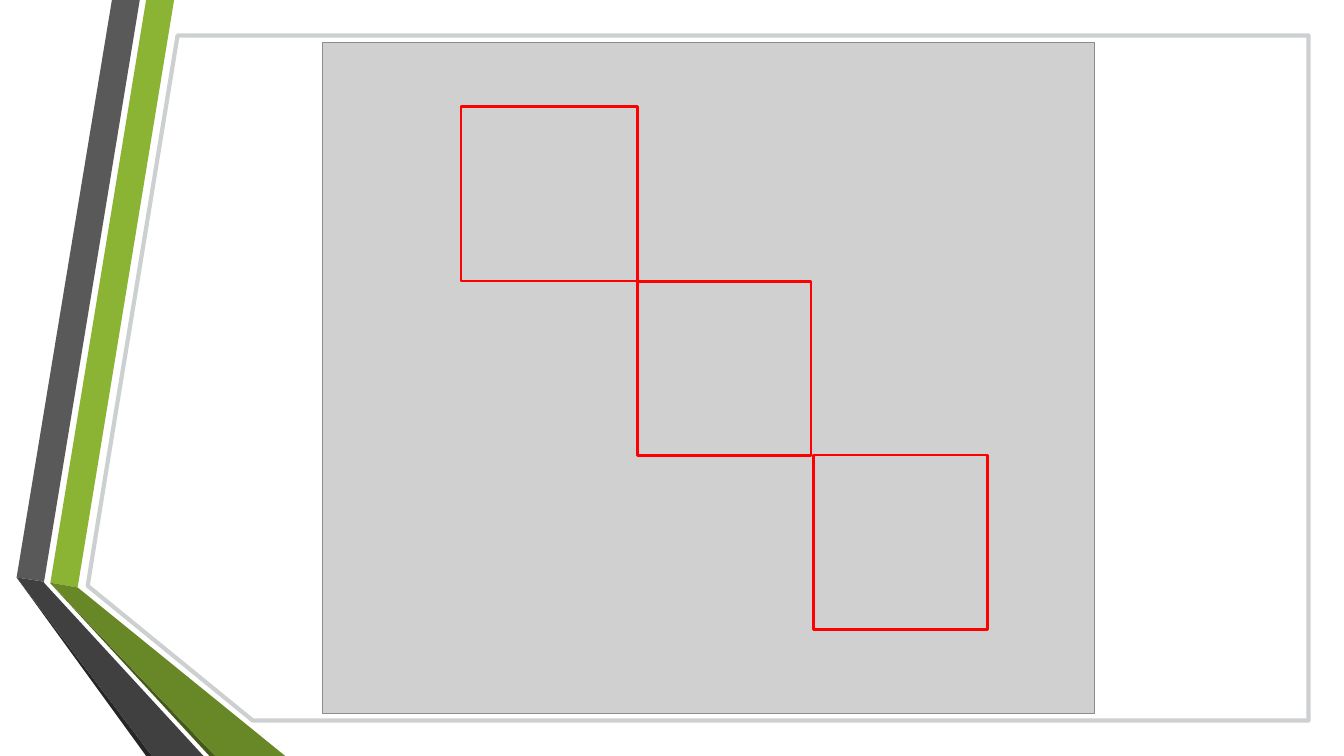
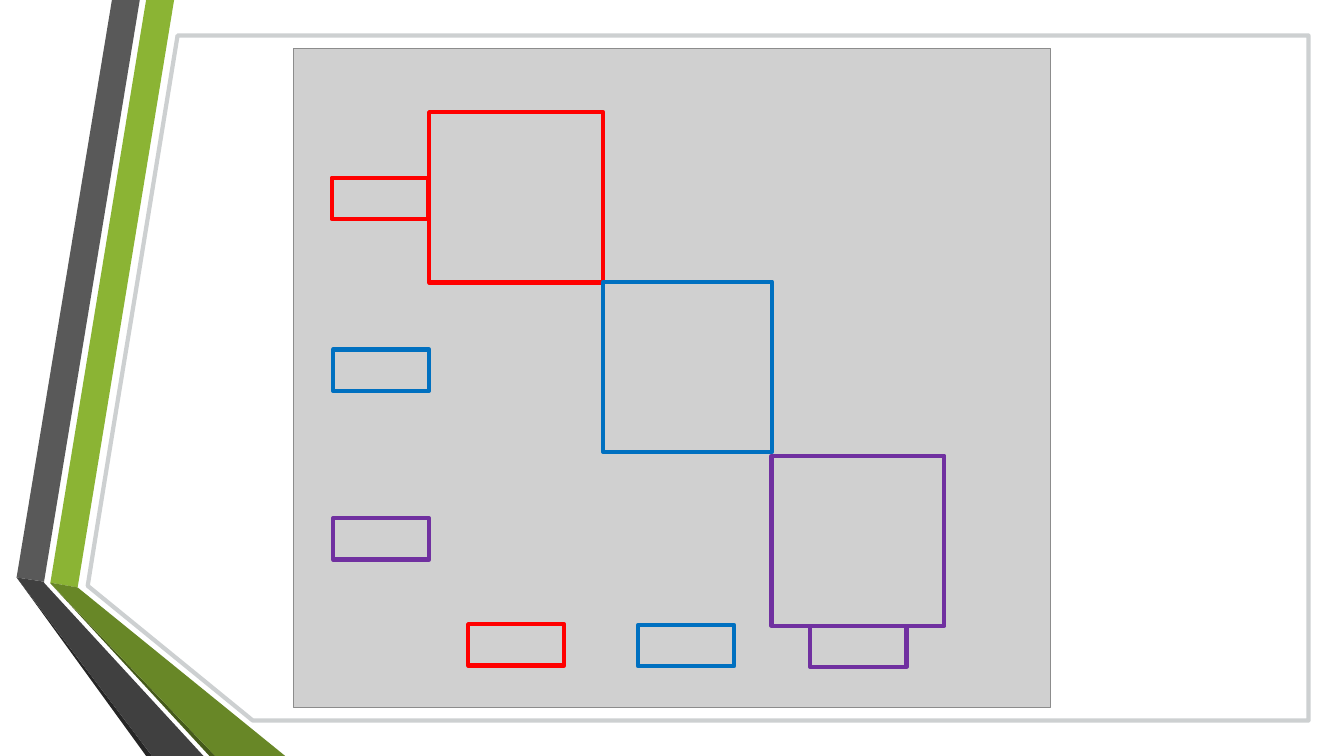
Before and after one commit to douglaspsteen/Predict_EPL_Matches, a slide deck: slide 6 of steen_mod5_pres.pptx (slide 7 before the commit). Drawn at 1344x756 pixels with LibreOffice and Linux fonts; fonts in the diff are those of the drawing; grey boxes stand for pictures; background and template pictures are left out. Boxes give left, top, right and bottom in pixels: in the first picture for what was removed or moved away, otherwise in the second. Text is boxed around its words. In the diff, an @@ line names an element or a change of style, - is before the commit and + after.

```diff
--- a/steen_mod5_pres.pptx
+++ b/steen_mod5_pres.pptx
@@ picture resized from (x1=323, y1=42, x2=1095, y2=714) to (x1=293, y1=48, x2=1051, y2=708) @@
@@ rectangle resized from (x1=461, y1=107, x2=637, y2=281) to (x1=430, y1=112, x2=604, y2=282) @@
@@ rectangle at (x1=430, y1=112, x2=604, y2=282): outline #FF0000 2 pt to #FF0000 3 pt @@
@@ rectangle added at (x1=332, y1=177, x2=427, y2=219), outline #FF0000 3 pt @@
@@ rectangle resized from (x1=637, y1=281, x2=811, y2=456) to (x1=603, y1=281, x2=771, y2=452) @@
@@ rectangle at (x1=603, y1=281, x2=771, y2=452): outline #FF0000 2 pt to #0070C0 3 pt @@
@@ rectangle added at (x1=333, y1=350, x2=429, y2=391), outline #0070C0 3 pt @@
@@ rectangle resized from (x1=814, y1=455, x2=987, y2=629) to (x1=771, y1=456, x2=945, y2=626) @@
@@ rectangle at (x1=771, y1=456, x2=945, y2=626): outline #FF0000 2 pt to #7030A0 3 pt @@
@@ rectangle added at (x1=333, y1=518, x2=429, y2=560), outline #7030A0 3 pt @@
@@ rectangle added at (x1=468, y1=624, x2=564, y2=665), outline #FF0000 3 pt @@
@@ rectangle added at (x1=638, y1=625, x2=734, y2=666), outline #0070C0 3 pt @@
@@ rectangle added at (x1=811, y1=626, x2=906, y2=667), outline #7030A0 3 pt @@
```
Also in this commit, not shown: 4 other slides changed, 1 slide removed, 2 other files.
